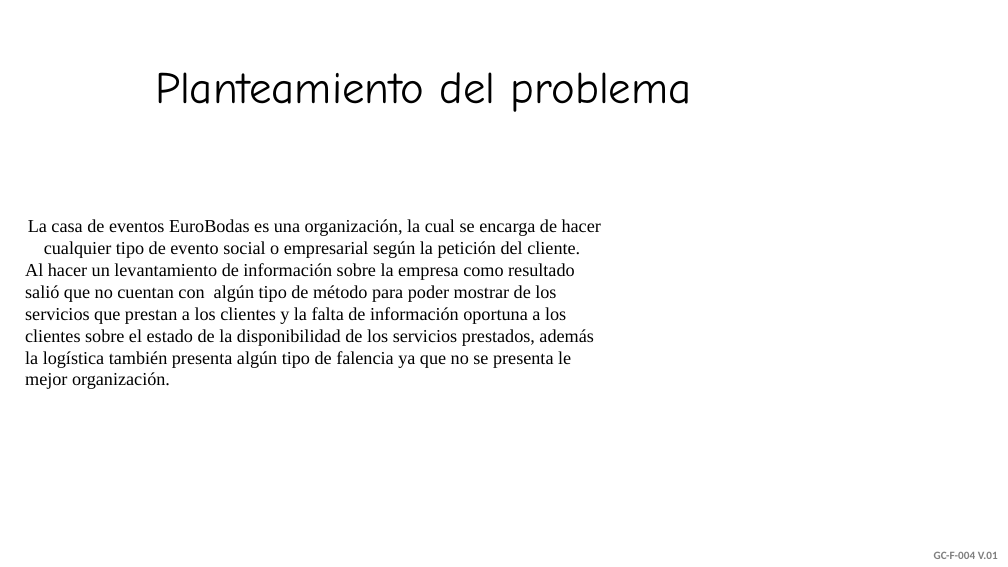
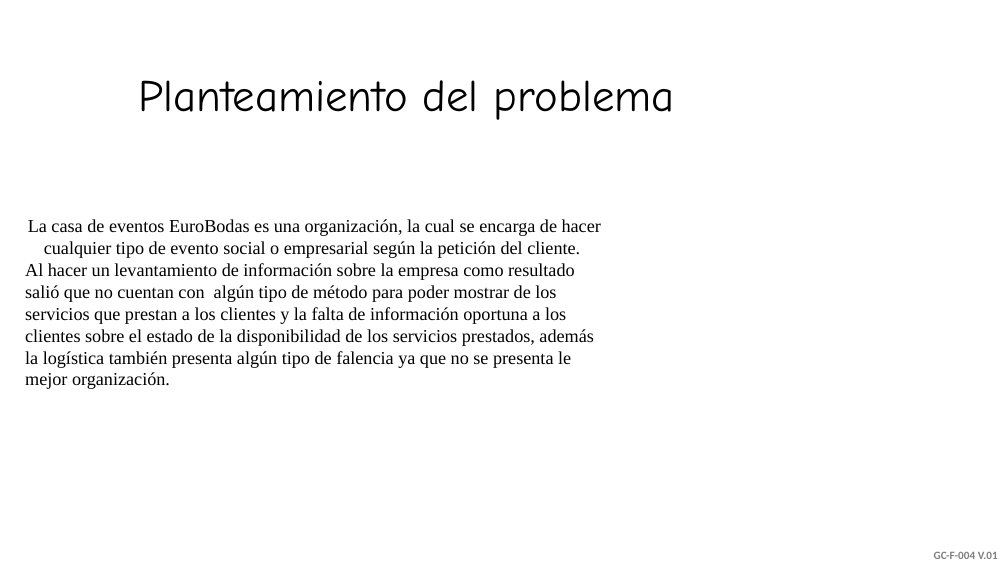
Before and after one commit to JsMorales03/ADSI, a slide deck: slide 2 of Casa de eventos.pptx. Drawn at 1008x567 pixels with LibreOffice and Linux fonts; fonts in the diff are those of the drawing; background and template pictures are left out. Boxes give left, top, right and bottom in pixels: in the first picture for what was removed or moved away, otherwise in the second. Text is boxed around its words. In the diff, an @@ line names an element or a change of style, - is before the commit and + after.

```diff
--- a/Casa de eventos.pptx
+++ b/Casa de eventos.pptx
@@ text "Planteamiento del problema": place and size @@
-text "Planteamiento del problema" at <box>155,72,692,112</box>
+text "Planteamiento del problema" at <box>138,80,675,120</box>
```
Also in this commit, not shown: 7 other slides changed, 1 slide added, 1 other file.
